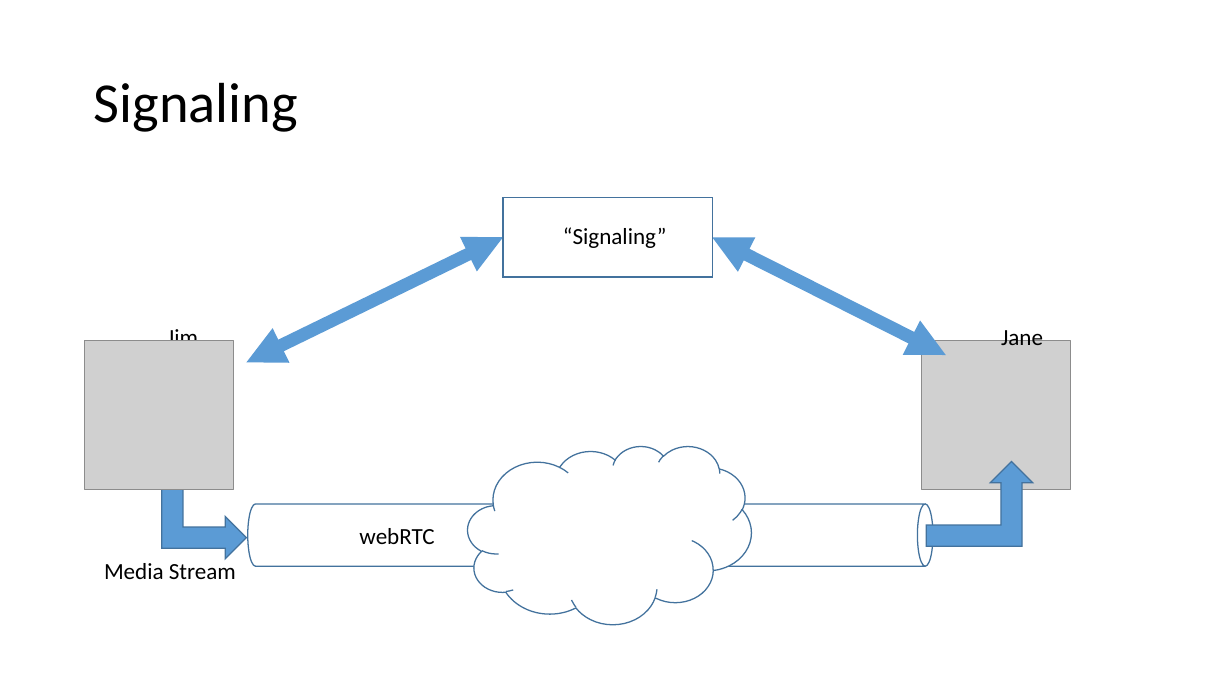
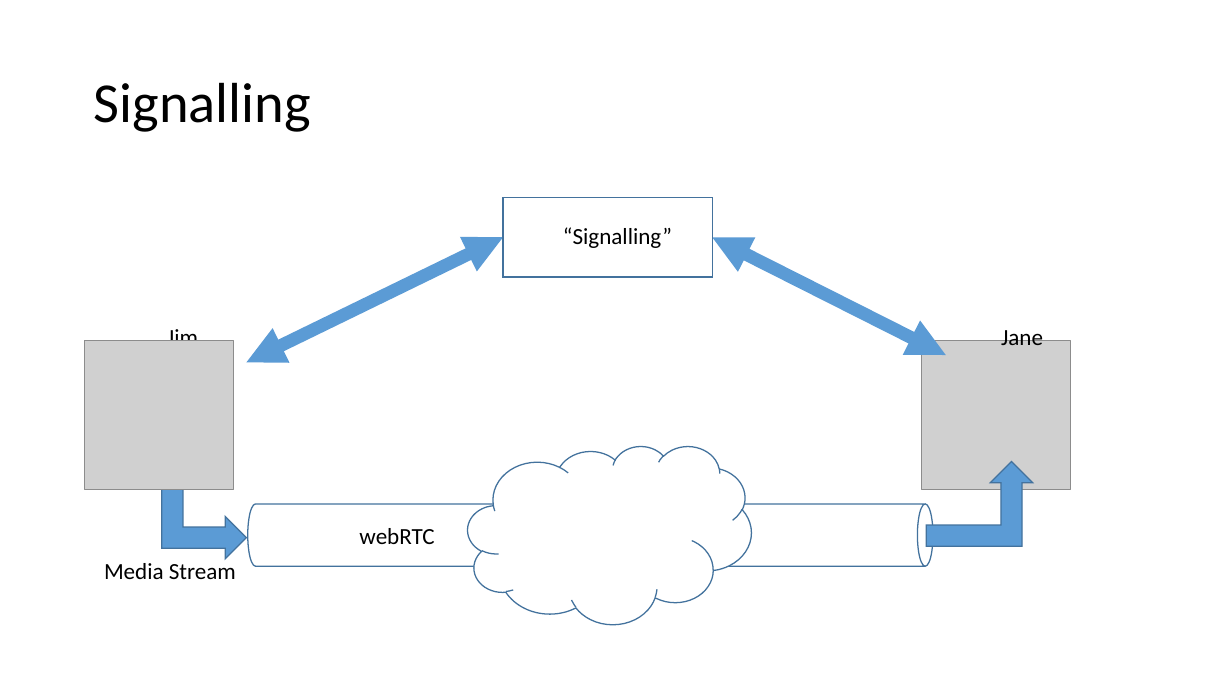
Before and after one commit to ipcortex/fac-workshop-materials, a slide deck: slide 9 of presentations/FAC9 Workshop.pptx. Drawn at 1232x693 pixels with LibreOffice and Linux fonts; fonts in the diff are those of the drawing; grey boxes stand for pictures. Boxes give left, top, right and bottom in pixels: in the first picture for what was removed or moved away, otherwise in the second. Text is boxed around its words. In the diff, an @@ line names an element or a change of style, - is before the commit and + after.

```diff
--- a/presentations/FAC9 Workshop.pptx
+++ b/presentations/FAC9 Workshop.pptx
@@ title at (94, 82, 311, 132): text changed @@
-Signaling
+Signalling
@@ text at (563, 227, 672, 248): text changed @@
-“Signaling”
+“Signalling”
```
Also in this commit, not shown: 18 other slides changed, 12 slides added, 6 slides removed, 1 other file.
